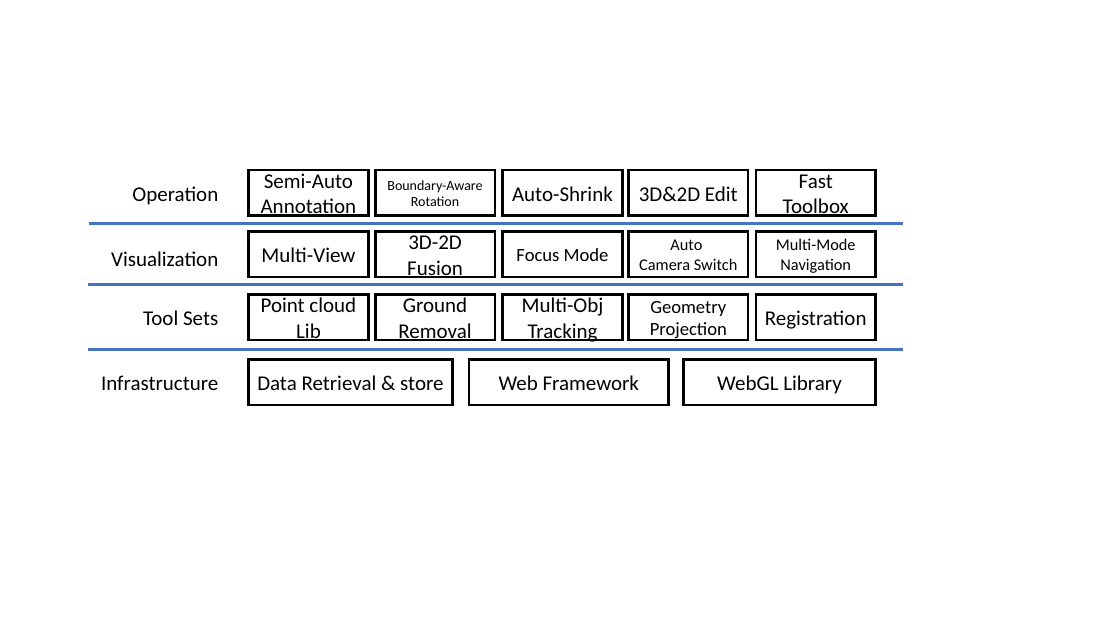
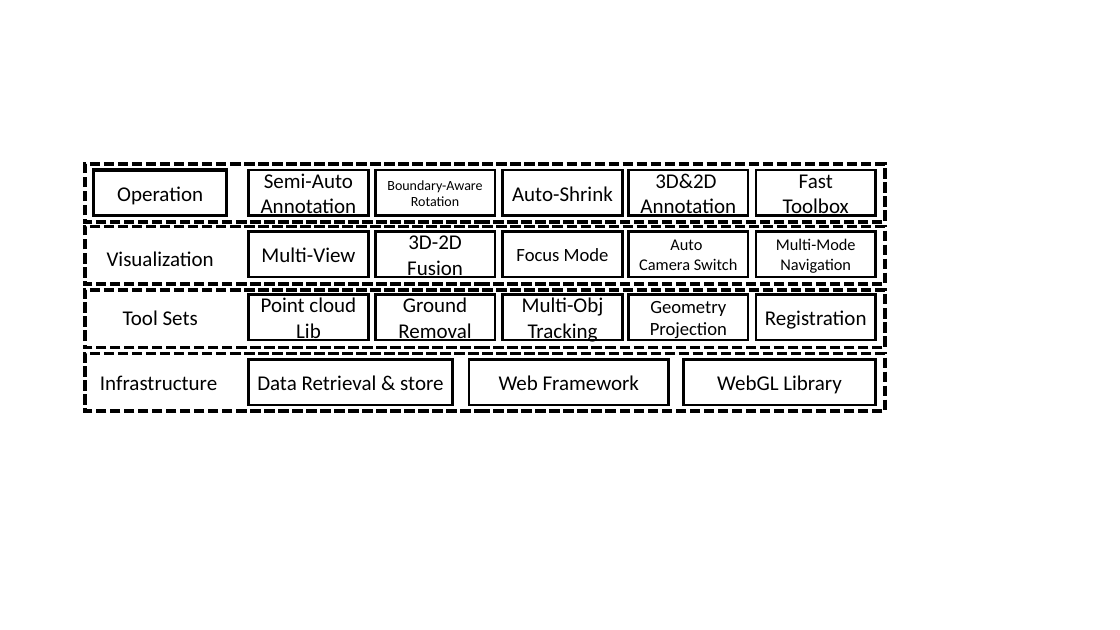
Before and after one commit to naurril/labeltool-paper, a slide deck: slide 3 of fig.pptx. Drawn at 1120x630 pixels with LibreOffice and Linux fonts; fonts in the diff are those of the drawing. Boxes give left, top, right and bottom in pixels: in the first picture for what was removed or moved away, otherwise in the second. Text is boxed around its words. In the diff, an @@ line names an element or a change of style, - is before the commit and + after.

```diff
--- a/fig.pptx
+++ b/fig.pptx
@@ rectangle added at (85,164,885,222), outline #000000 3 pt dashed @@
@@ rectangle "Operation" at (94,170,227,215): alignment right to centre; fill #FFFFFF to none; outline #FFFFFF 2.25 pt to #000000 3 pt @@
@@ text in rectangle at (640,173,736,217): text changed @@
-3D&2D Edit
+3D&2D
+Annotation
@@ rectangle added at (85,227,885,285), outline #000000 3 pt dashed @@
@@ line removed from (88, 223) to (903, 223) @@
@@ 3 texts: place and size @@
-3 texts at (91,235,227,405)
+3 texts at (100,251,217,390)
@@ alignment right to centre; fill #FFFFFF to none; outline #FFFFFF 2.25 pt to none in 3 elements at (100,375,217,390), (123,310,198,325), (107,251,214,266) @@
@@ rectangle added at (85,290,885,348), outline #000000 3 pt dashed @@
@@ line removed from (87, 285) to (903, 285) @@
@@ rectangle added at (85,354,885,412), outline #000000 3 pt dashed @@
@@ line removed from (87, 350) to (903, 350) @@
```
Also in this commit, not shown: 2 other slides changed, 1 slide added, 5 other files.
